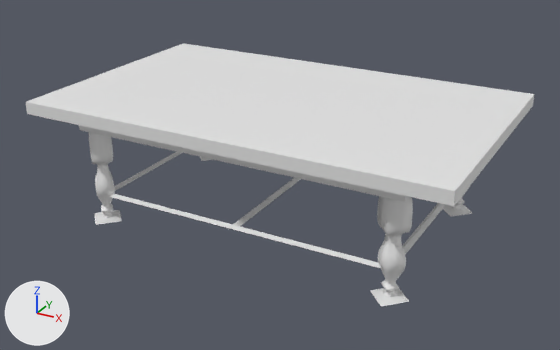
An edit to the FBX model PlayAwardSrc/Assets/PlayAward/Gfx/FBX/mesa/mesa.FBX, drawn before and after from the same camera.
The view is the same before and after, from a camera (50 mm lens) standing at (3.42, -6.3, 3.54) and looking at (0.0, -0.08, 0.43). Lighting does not change. The marker at lower left points along +X, +Y and +Z. Where no turn or scale is listed for an object, it has been applied to the vertices. Vertices at the same position are counted once.

The scene before the commit, as lines of its bpy script (objects in view):
```python
me_mesh = bpy.data.meshes.new('Mesh')
me_mesh.from_pydata(...)  # 984 vertices, 1896 faces; spans x -2.09..2.09, y -1.29..1.29, z -0.03..1.21
ob_mesa = bpy.data.objects.new('Mesa', me_mesh)
ob_mesa.location = (0.0, 0.0, 0.0)
```
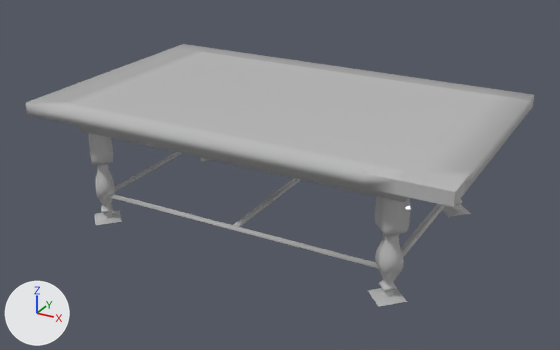
What differs and where, as boxes (x1, y1, x2, y2) in the pictures (560 x 350 px; the box of a moved part takes in the faces that stretch with it):
'Mesa', reshaped
    before: (26, 43, 535, 307)
    after: (26, 44, 534, 306)
part 1 of me_mesh, moved or reshaped
    before: (26, 43, 535, 206)
    after: (26, 44, 534, 207)
part 2 of me_mesh, moved or reshaped
    before: (89, 132, 472, 307)
    after: (89, 133, 471, 306)
part 3 of me_mesh, recoloured
    before: (95, 157, 213, 225)
    after: (94, 157, 211, 225)

The change, as a list of edits to the scene's bpy script:
```text
Add mat_01___default:
    mat_01___default = principled_material('01 - Default')
    mat_01___default.base_color = (0.5, 0.5, 0.5)  # grey #bcbcbc
    mat_01___default.roughness = 0.0
Change me_mesh:
    used by ob_mesa; location = (0.0, 0.0, 0.0)
    remove me_mesh.from_pydata(...)  # 984 vertices, 1896 faces; spans x -2.09..2.09, y -1.29..1.29, z -0.03..1.21
    add me_mesh.from_pydata(...)  # 984 vertices, 1896 faces; spans x -2.09..2.09, y -1.29..1.29, z -0.03..1.2
    me_mesh part 1: the loose piece of 88 vertices spanning x -2.09..2.09, y -1.29..1.29, z 0.94..1.21 is moved by (0.0, 0.0, -0.01), in mat_01___default (grey #bcbcbc)
    me_mesh part 2: 189 vertices moved within x -1.69..1.65, y -1.14..1.11, z -0.03..0.93; 688 vertices removed from x -1.66..1.71, y -1.14..1.11, z -0.03..0.93; 688 vertices added at x -1.66..1.69, y -1.14..1.11, z -0.03..0.93
    me_mesh part 3: 128 faces spanning x -1.69..-1.33, y -1.14..1.11, z -0.03..0.51 switch from no material to mat_01___default (grey #bcbcbc)
```
